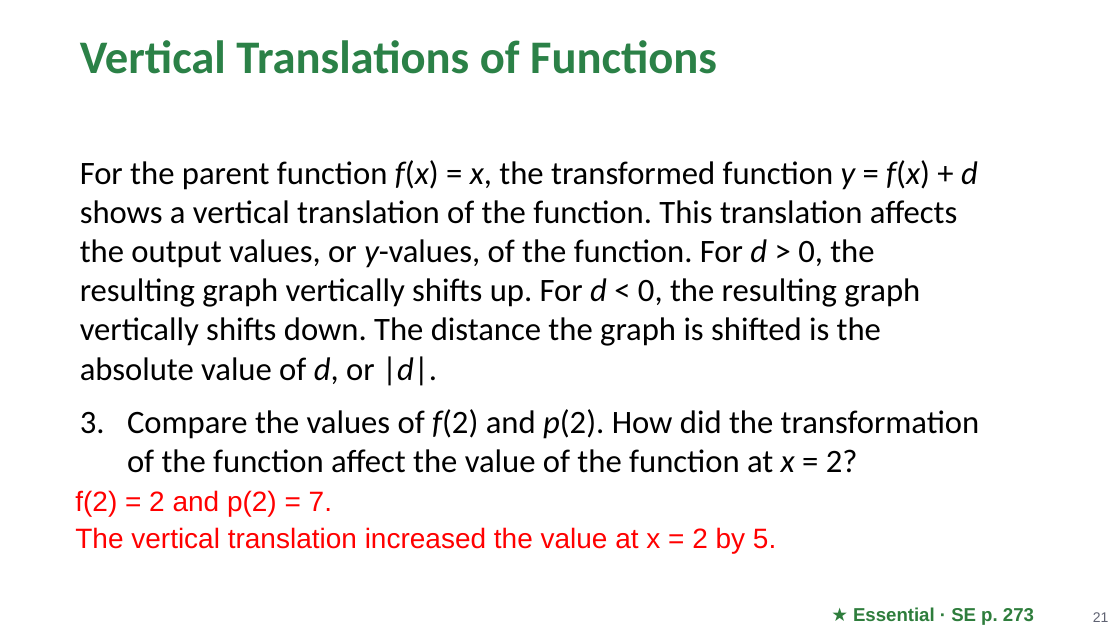
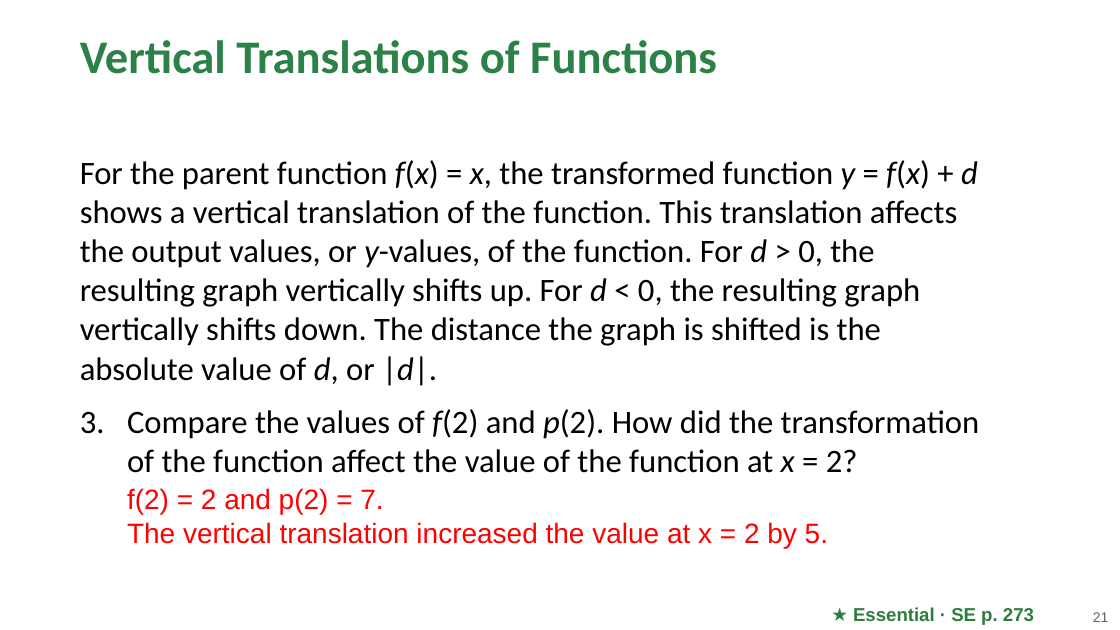
Before and after one commit to Apolloat2022/Algebra1M2U1L4, a slide deck: slide 21 of Module 2 topic 2/BLMathematics_AlgI_M2_T2_L1_LessonSlides_ENG_with_answers.pptx. Drawn at 1120x630 pixels with LibreOffice and Linux fonts; fonts in the diff are those of the drawing; background and template pictures are left out. Boxes give left, top, right and bottom in pixels: in the first picture for what was removed or moved away, otherwise in the second. Text is boxed around its words. In the diff, an @@ line names an element or a change of style, - is before the commit and + after.

```diff
--- a/Module 2 topic 2/BLMathematics_AlgI_M2_T2_L1_LessonSlides_ENG_with_answers.pptx
+++ b/Module 2 topic 2/BLMathematics_AlgI_M2_T2_L1_LessonSlides_ENG_with_answers.pptx
@@ text removed at box(75, 490, 776, 553) @@
-f(2) = 2 and p(2) = 7.
-The vertical translation increased the value at x = 2 by 5.
@@ text at box(127, 488, 828, 548): paragraph added @@
+  f(2) = 2 and p(2) = 7.
+  The vertical translation increased the value at x = 2 by 5.
```
Also in this commit, not shown: 11 other slides changed, 4 other files.
